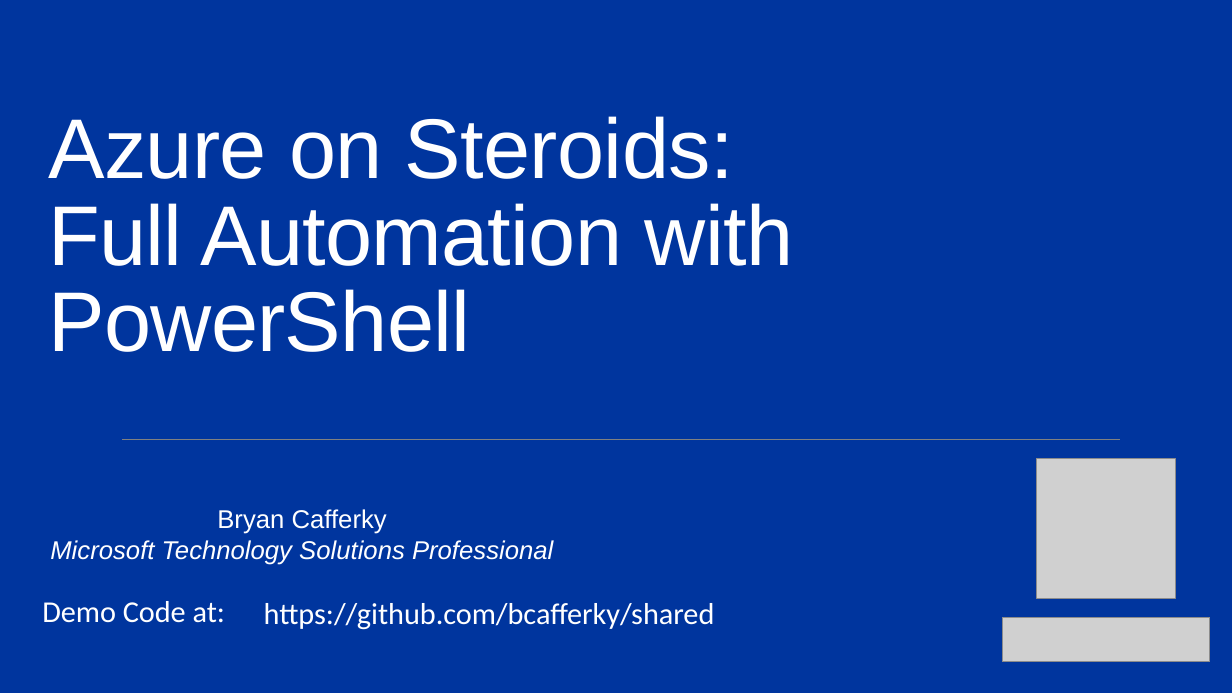
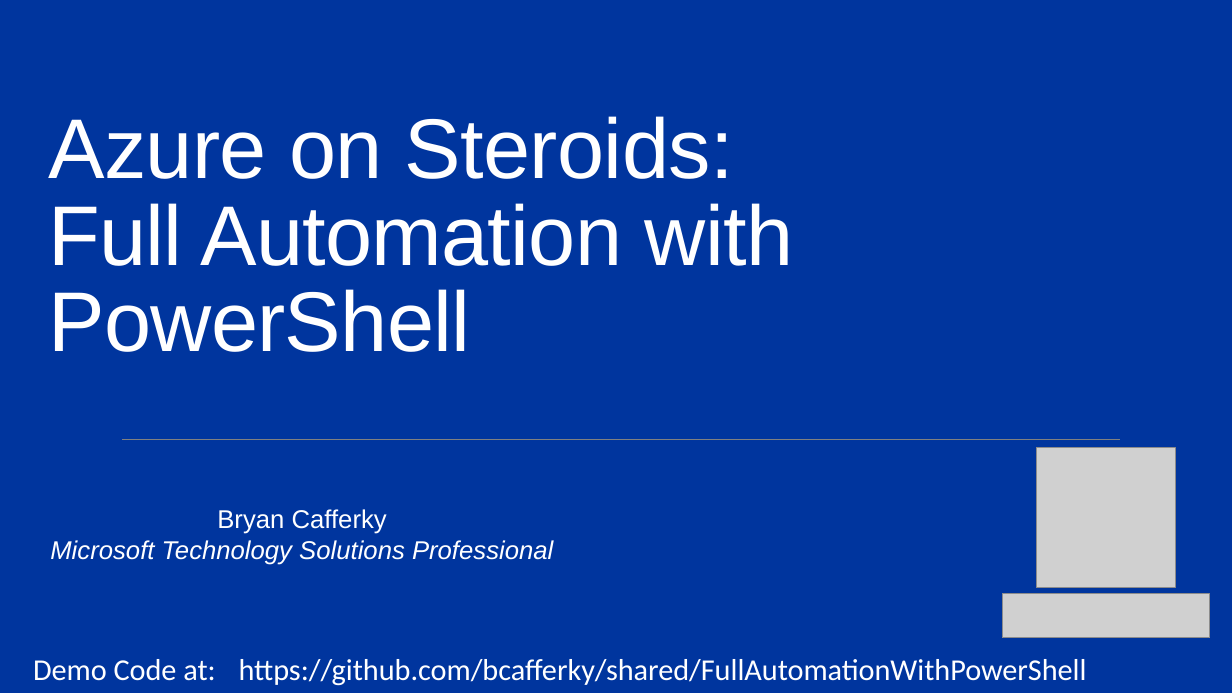
Before and after one commit to bcafferky/shared, a slide deck: slide 1 of FullAutomationWithPowerShell/PowerShellAzureFullAuto.pptx. Drawn at 1232x693 pixels with LibreOffice and Linux fonts; fonts in the diff are those of the drawing; grey boxes stand for pictures. Boxes give left, top, right and bottom in pixels: in the first picture for what was removed or moved away, otherwise in the second. Text is boxed around its words. In the diff, an @@ line names an element or a change of style, - is before the commit and + after.

Commit message:
update slides and code
update slides and code

```diff
--- a/FullAutomationWithPowerShell/PowerShellAzureFullAuto.pptx
+++ b/FullAutomationWithPowerShell/PowerShellAzureFullAuto.pptx
@@ picture: place and size @@
-picture at [1036,458,1176,598]
+picture at [1036,448,1176,588]
@@ picture: place and size @@
-picture at [1002,617,1210,662]
+picture at [1002,594,1210,639]
@@ text "Demo Code at:": place and size @@
-text "Demo Code at:" at [42,601,225,623]
+text "Demo Code at:" at [33,659,215,681]
@@ text at [239,659,1087,686]: text changed @@
-https://github.com/bcafferky/shared
+https://github.com/bcafferky/shared/FullAutomationWithPowerShell
```
Also in this commit, not shown: 3 other slides changed, 3 slides added, 1 slide removed, 7 other files.
